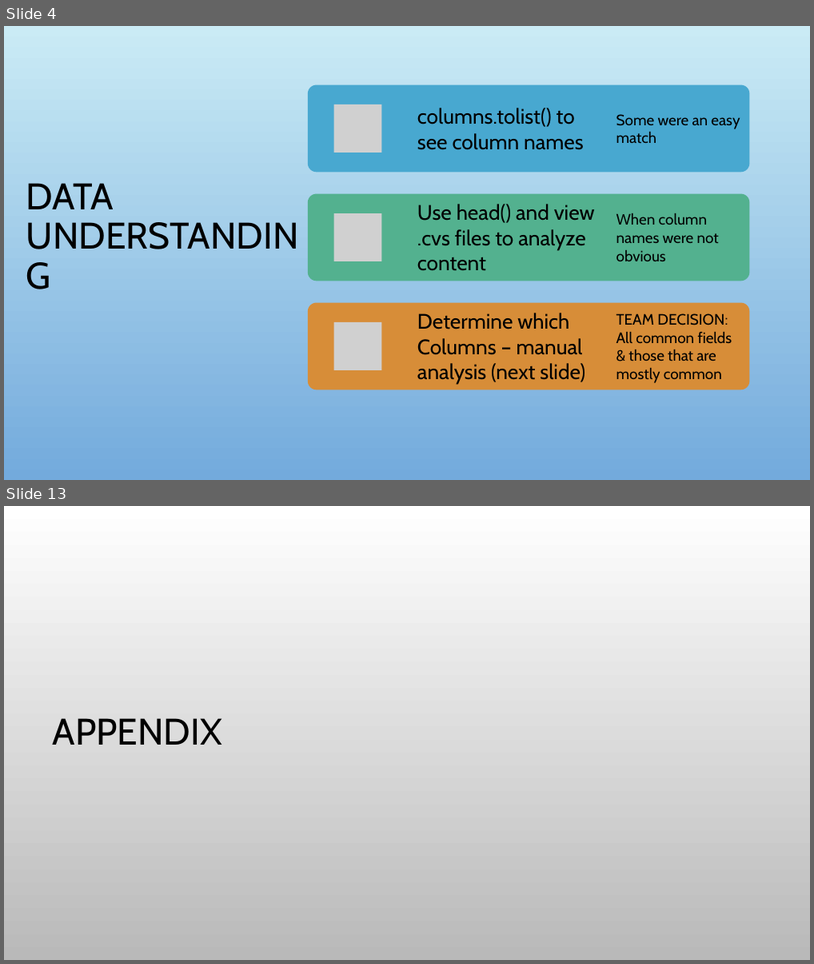
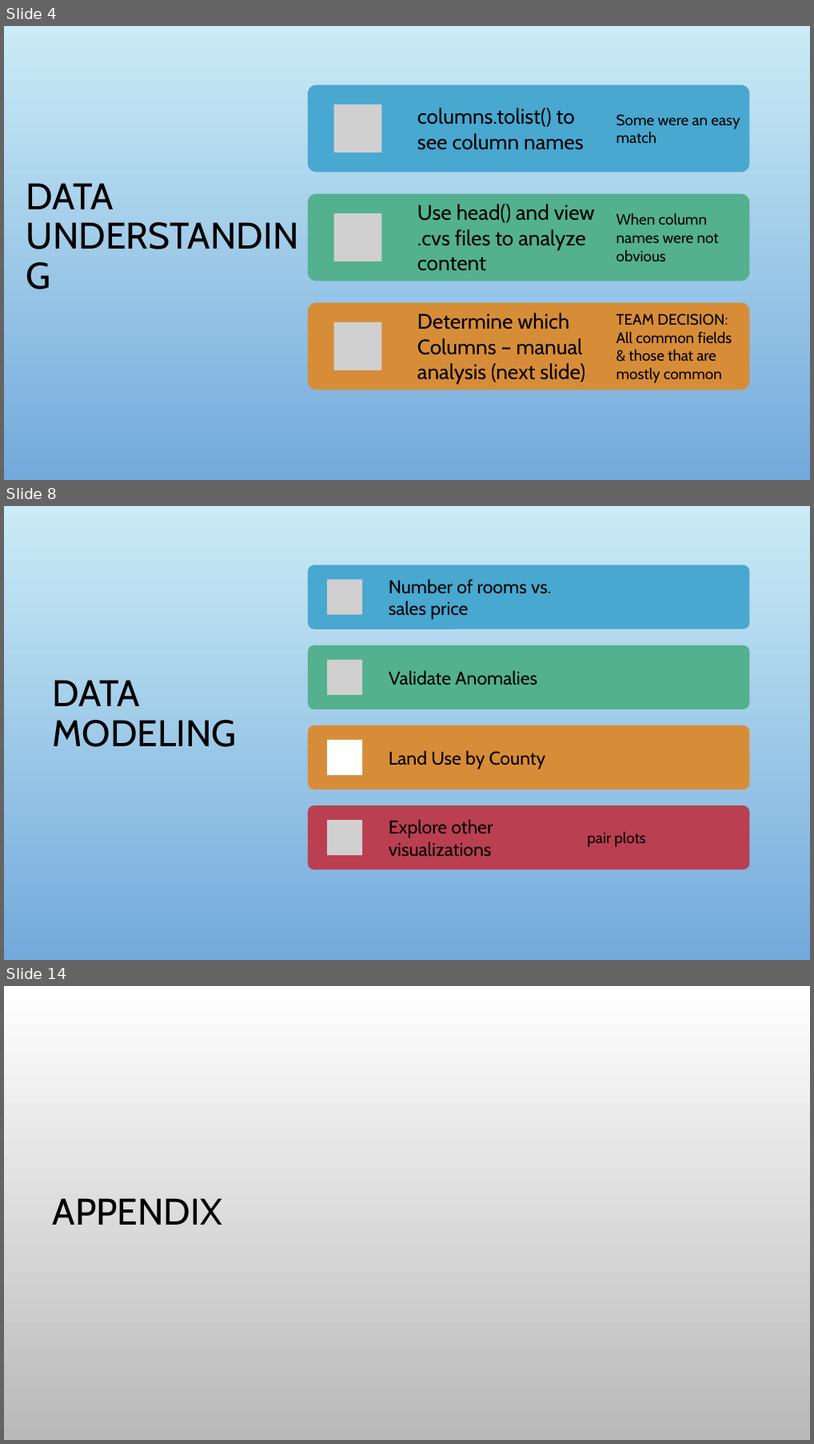
Before and after one commit to bloom4cats/Data-Analytics-2019-Group-4-v2, a slide deck: docs/Team 4 Lab 1.pptx. Shown one above the other, each under a label of ours: slides 4 and 13 before the commit, slides 4, 8 and 14 after it; the slides between them are not shown. The pictures are 814x964 and 814x1444 pixels, drawn with LibreOffice and Linux fonts; fonts in the diff are those of the drawing; grey boxes stand for pictures; background and template pictures are left out. Boxes give left, top, right and bottom in pixels: in the first picture for what was removed or moved away, otherwise in the second. Text is boxed around its words. In the diff, an @@ line names an element or a change of style, - is before the commit and + after.

```diff
--- a/docs/Team 4 Lab 1.pptx
+++ b/docs/Team 4 Lab 1.pptx
@@ slide 8 added at (4, 506, 810, 960), background picture (left out) @@
@@ title added at (53, 680, 237, 747), 44 pt, text #000000 @@
+DATA MODELING
@@ group added at (308, 564, 750, 869): 5 texts, 4 rounded rectangles, 3 pictures, 1 rectangle @@
+Number of rooms vs. sales price
+Validate Anomalies
+Land Use by County
+Explore other visualizations
+pair plots
@@ what was slide 13 is now slide 14 @@
```
Also in this commit, not shown: 6 slides changed, 3 other slides added, 3 slides removed.
